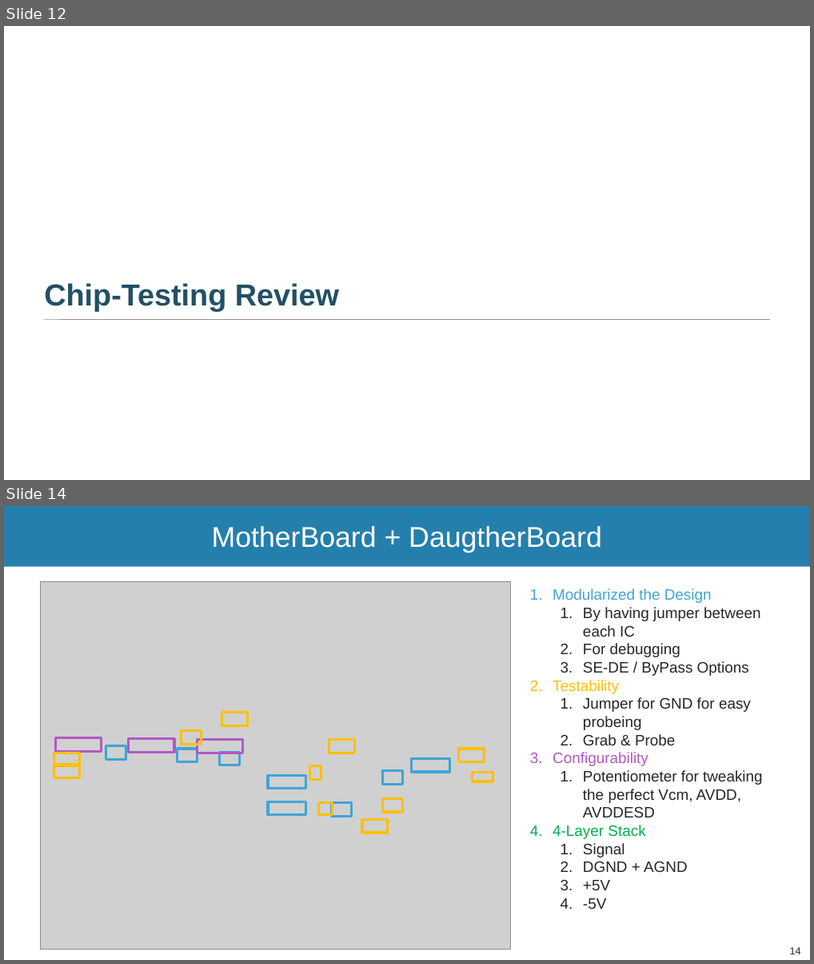
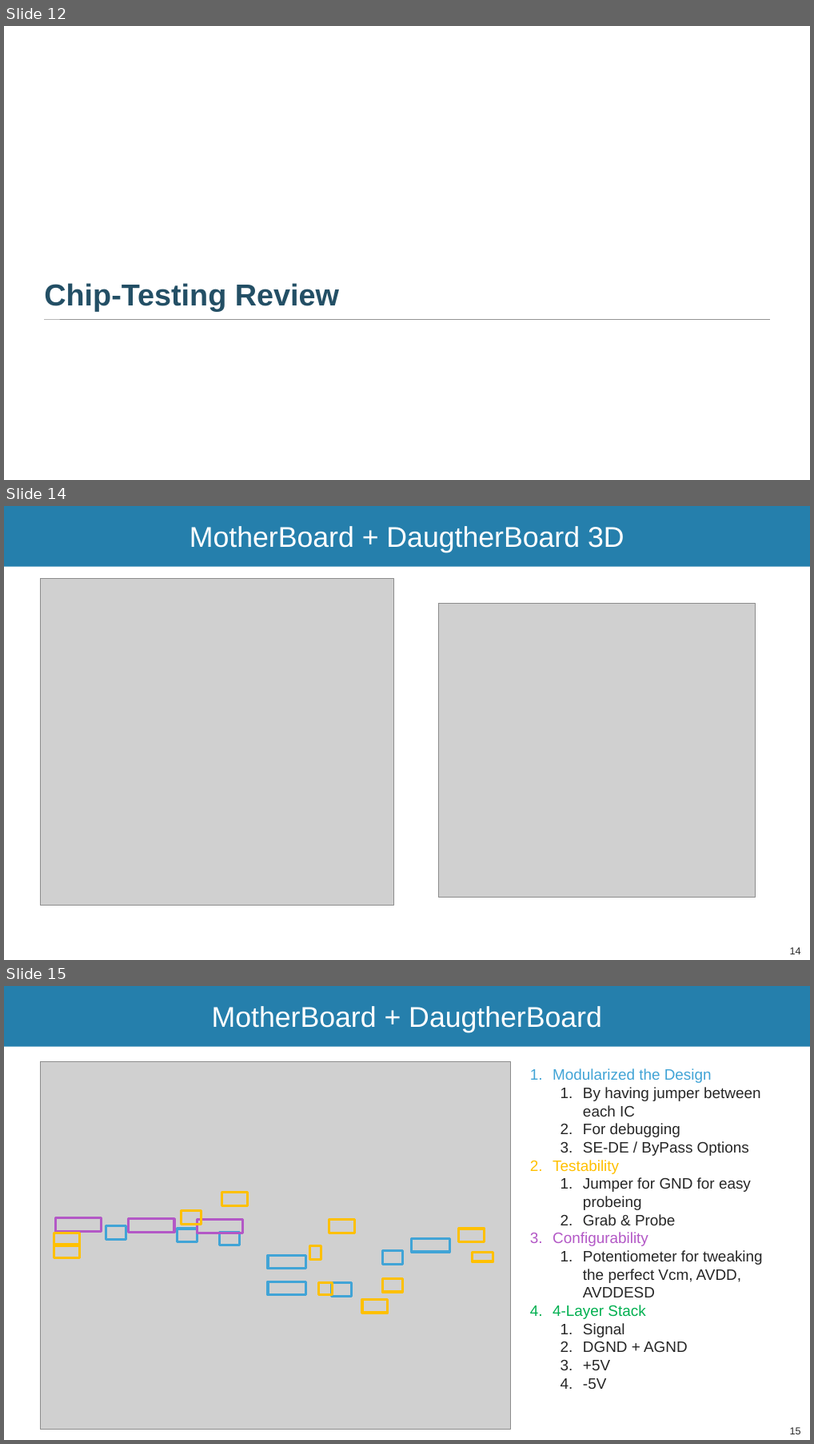
Before and after one commit to stevenli518/ECE266_CMOSCircuitLab, a slide deck: Lab7_ICTesting/PPT/FinalReview/DesignReview_Lab3_Mingjie_Chengming.pptx. Shown one above the other, each under a label of ours: slides 12 and 14 before the commit, slides 12, 14 and 15 after it; the slides between them are not shown. The pictures are 814x964 and 814x1444 pixels, drawn with LibreOffice and Linux fonts; fonts in the diff are those of the drawing; grey boxes stand for pictures; background and template pictures are left out. Boxes give left, top, right and bottom in pixels: in the first picture for what was removed or moved away, otherwise in the second. Text is boxed around its words. In the diff, an @@ line names an element or a change of style, - is before the commit and + after.

```diff
--- a/Lab7_ICTesting/PPT/FinalReview/DesignReview_Lab3_Mingjie_Chengming.pptx
+++ b/Lab7_ICTesting/PPT/FinalReview/DesignReview_Lab3_Mingjie_Chengming.pptx
@@ slide 14 added at (x1=4, y1=506, x2=810, y2=960), background #FFFFFF; not listed: 1 template element that a slide beside it also shows @@
@@ title added at (x1=190, y1=526, x2=625, y2=552), 34 pt, text #FFFFFF @@
+MotherBoard + DaugtherBoard 3D
@@ picture added at (x1=40, y1=578, x2=394, y2=904) @@
@@ picture added at (x1=439, y1=604, x2=755, y2=896) @@
@@ page number added at (x1=790, y1=947, x2=802, y2=954), 12 pt, text #262626 @@
+14
@@ what was slide 14 is now slide 15 @@
@@ page number at (x1=790, y1=1427, x2=802, y2=1434): text changed @@
-14
+15
```
Also in this commit, not shown: 4 slides changed, 8 other slides added, 1 slide removed, 10 other files.
